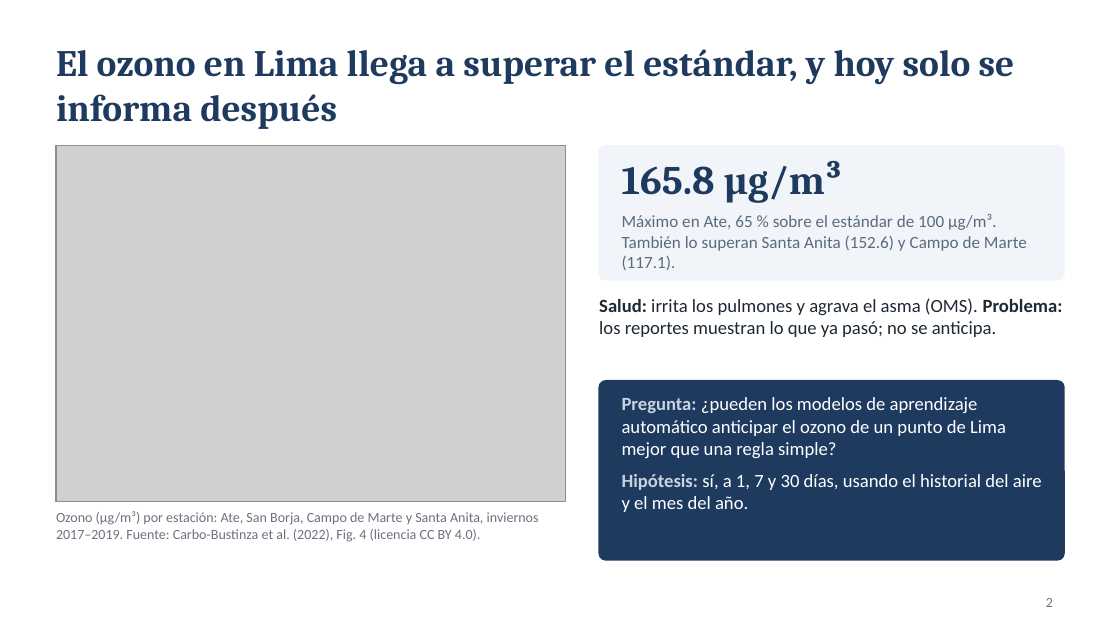
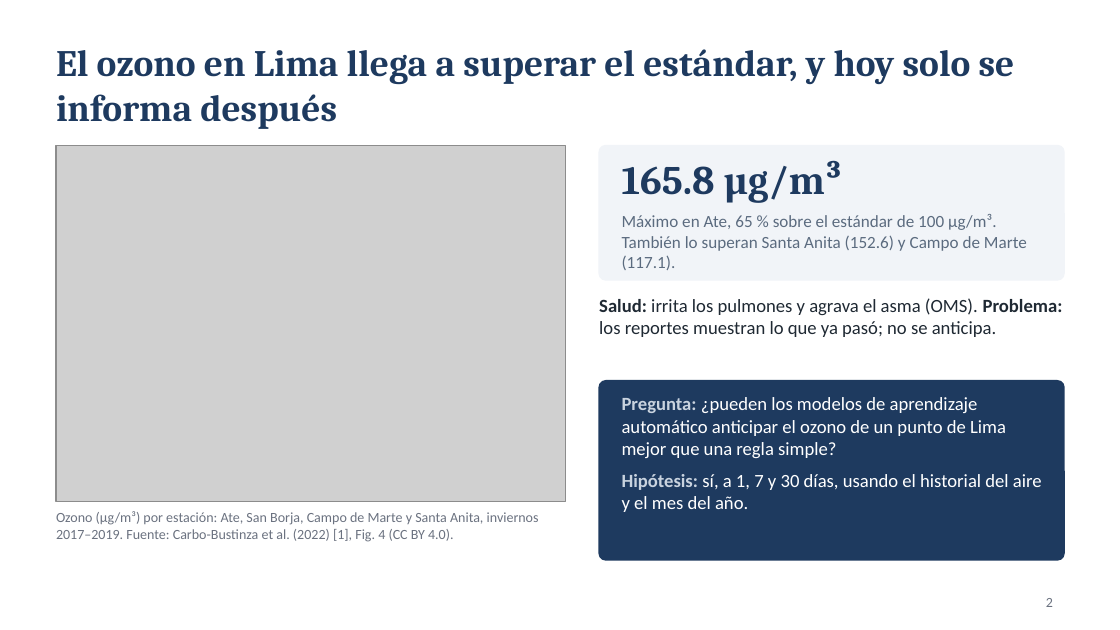
Before and after one commit to pablohuayta/prediccion-ozono-lima, a slide deck: slide 2 of Grupo7-TA-Exposicion.pptx. Drawn at 1120x630 pixels with LibreOffice and Linux fonts; fonts in the diff are those of the drawing; grey boxes stand for pictures. Boxes give left, top, right and bottom in pixels: in the first picture for what was removed or moved away, otherwise in the second. Text is boxed around its words. In the diff, an @@ line names an element or a change of style, - is before the commit and + after.

```diff
--- a/Grupo7-TA-Exposicion.pptx
+++ b/Grupo7-TA-Exposicion.pptx
@@ text at bbox=[56, 511, 539, 542]: text changed @@
-Ozono (µg/m³) por estación: Ate, San Borja, Campo de Marte y Santa Anita, inviernos 2017–2019. Fuente: Carbo-Bustinza et al. (2022), Fig. 4 (licencia CC BY 4.0).
+Ozono (µg/m³) por estación: Ate, San Borja, Campo de Marte y Santa Anita, inviernos 2017–2019. Fuente: Carbo-Bustinza et al. (2022) [1], Fig. 4 (CC BY 4.0).
```
Also in this commit, not shown: 2 other slides changed.
